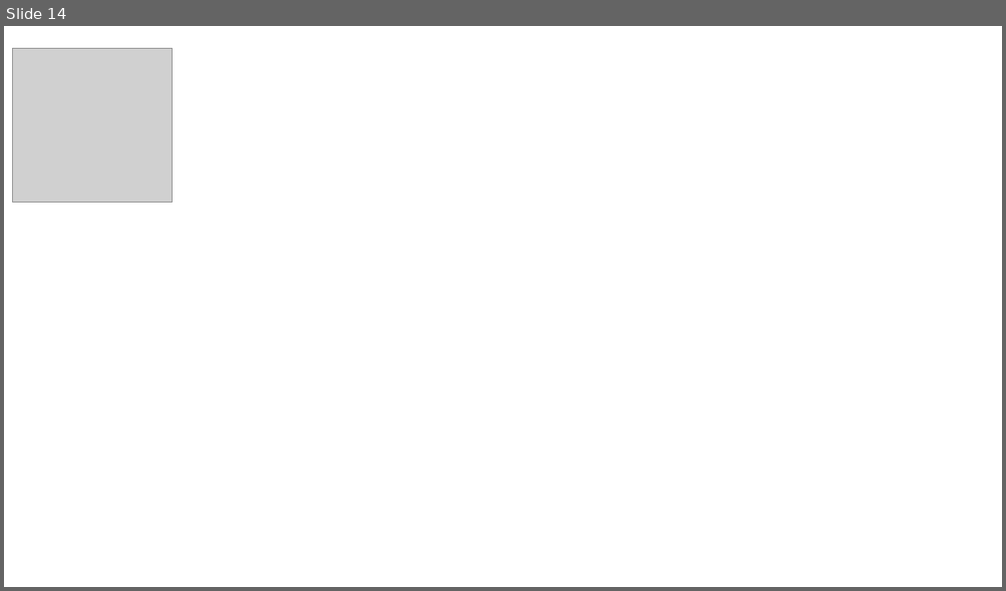
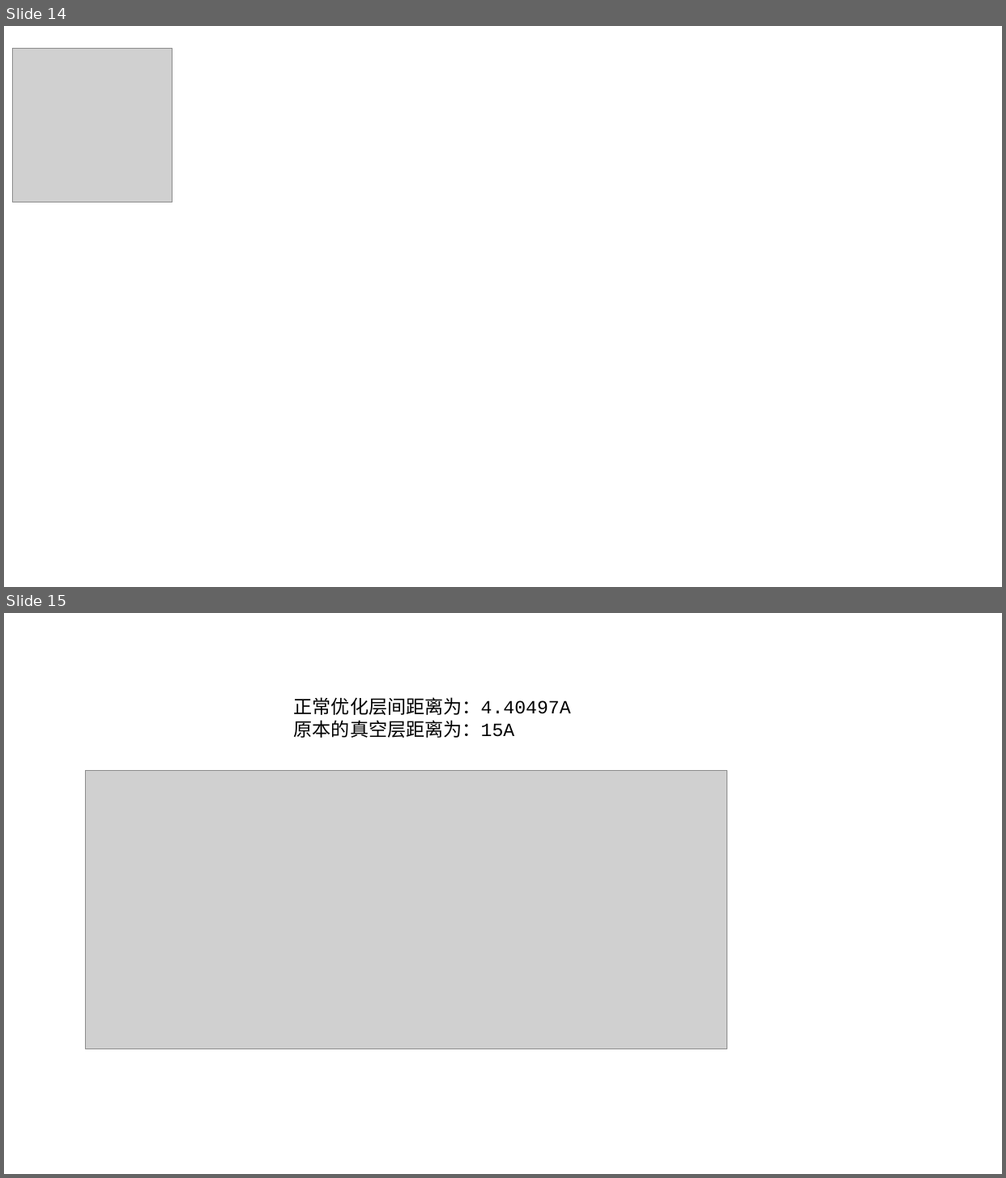
Before and after one commit to EySword/computer_data, a slide deck: CP/ppt/总结.pptx. Shown one above the other, each under a label of ours: slide 14 before the commit, slides 14 and 15 after it. The pictures are 1006x591 and 1006x1178 pixels, drawn with LibreOffice and Linux fonts; fonts in the diff are those of the drawing; grey boxes stand for pictures. Boxes give left, top, right and bottom in pixels: in the first picture for what was removed or moved away, otherwise in the second. Text is boxed around its words. In the diff, an @@ line names an element or a change of style, - is before the commit and + after.

```diff
--- a/CP/ppt/总结.pptx
+++ b/CP/ppt/总结.pptx
@@ slide 15 added at [4,613,1002,1174], background #FFFFFF @@
@@ text added at [294,697,571,738], 18 pt, text #000000 @@
+正常优化层间距离为：4.40497A
+原本的真空层距离为：15A
@@ picture added at [86,770,727,1050] @@
```
Also in this commit, not shown: 8 other files.
